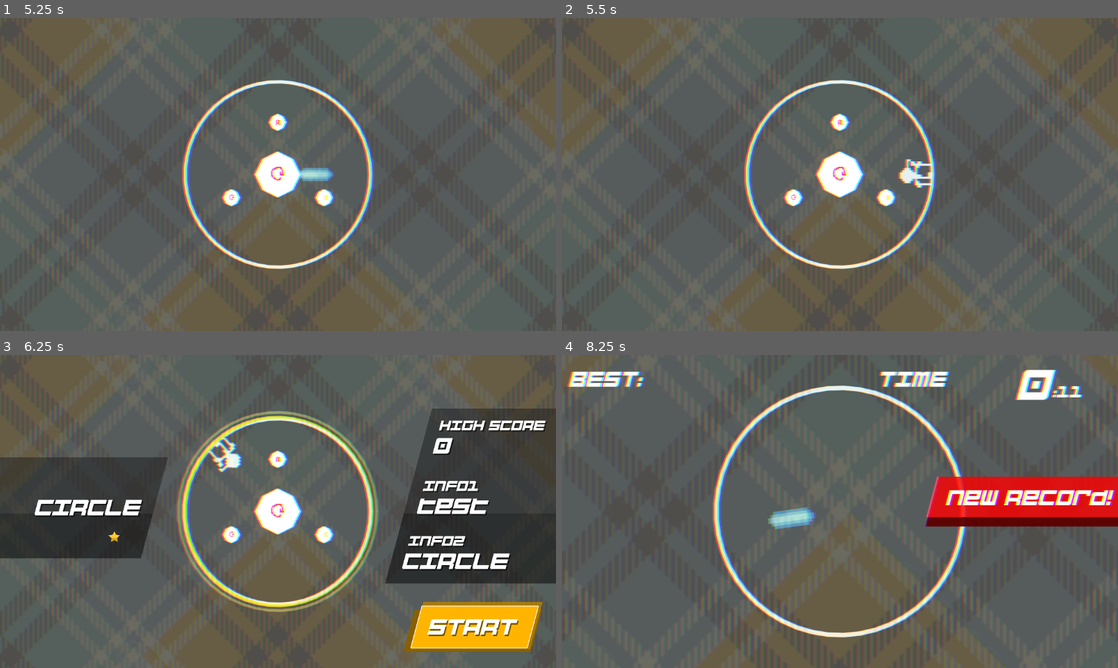
Above: before the commit, frames 1-4 (two rows, left to right).
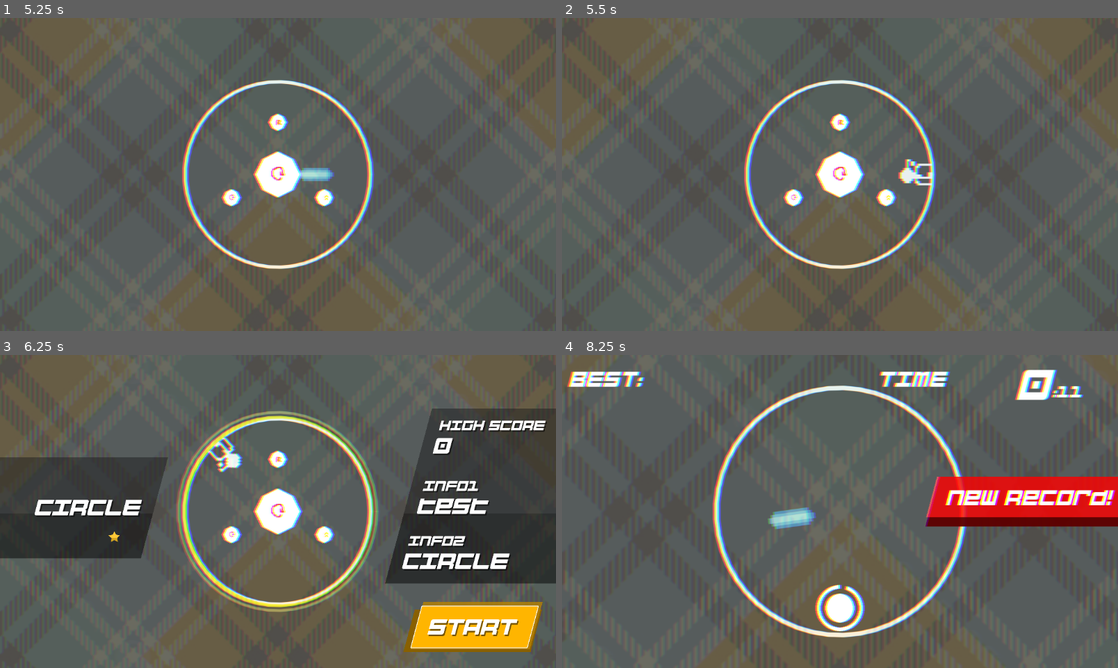
Above: after the commit, the same moments.

Repository: jokw1228/Slay_The_Circle
Game: Godot game, scene res://scenes/rooms/RoomLogo/RoomLogo.tscn
Same seed, same stepped clock (60 frames per second), same inputs: the game is played once before the commit and once after it. Sound files missing from this copy of the repository are replaced by a short silence.
Inputs (mouse positions are in pixels of both pictures, inside the frame that each line leads up to):
- Up to frame 1 (5.25 s): move the mouse to (400, 158) at 0.52 s; click (400, 158) at 0.67 s; move the mouse to (166, 190) at 1.27 s; click (166, 190) at 1.42 s; tap Enter at 2, 3.5 s; move the mouse to (333, 105) at 2.02 s; click (333, 105) at 2.17 s; tap Space at 2.75 s; move the mouse to (250, 237) at 2.77 s; click (250, 237) at 2.92 s; move the mouse to (444, 221) at 3.52 s; click (444, 221) at 3.67 s; move the mouse to (111, 127) at 4.27 s; click (111, 127) at 4.42 s; move the mouse to (305, 174) at 5.02 s; click (305, 174) at 5.17 s
- Up to frame 2 (5.5 s): no input
- Up to frame 3 (6.25 s): move the mouse to (194, 433) at 5.77 s; click (194, 433) at 5.92 s
- Up to frame 4 (8.25 s): click (1023, 627) at 6.5 s; move the mouse to (962, 495) at 7.27 s; click (962, 495) at 7.42 s; move the mouse to (728, 527) at 8.02 s; click (728, 527) at 8.17 s

Frame 1 is identical in both runs. In frame 2, less than 0.1% of the frame differs, in the area x 63-66%, y 45-55%; in frame 3, less than 0.1%; in frame 4, 0.9%, in the area x 45-55%, y 73-89%.

Commit message:
Flame 이펙트 약간 수정

Diff:
--- a/scenes/bombs/NormalBomb.gd
+++ b/scenes/bombs/NormalBomb.gd
@@ -7,5 +7,5 @@
 	SoundManager.play("sfx_Nor_bomb","slay")
 
 func _draw():
-	draw_circle(Vector2(0,0), 30, Color(1,1,1))
-	draw_circle(Vector2(0,0), 20, PlayingFieldInterface.get_theme_color())
+	draw_circle(Vector2(0,0), 30, PlayingFieldInterface.get_theme_color())
+	draw_circle(Vector2(0,0), 20, Color.WHITE)
--- a/scenes/bombs/StartBomb.gd
+++ b/scenes/bombs/StartBomb.gd
@@ -8,5 +8,5 @@
 	super()
 
 func _draw():
-	draw_circle(Vector2(0,0), 30, Color(1,1,1))
-	draw_circle(Vector2(0,0), 20, PlayingFieldInterface.get_theme_color())
+	draw_circle(Vector2(0,0), 30, PlayingFieldInterface.get_theme_color())
+	draw_circle(Vector2(0,0), 20, Color.BLUE)
--- a/scenes/bombs/bombeffects/Flame.tscn
+++ b/scenes/bombs/bombeffects/Flame.tscn
@@ -7,8 +7,7 @@
 gradient = SubResource("Gradient_o24kv")
 
 [sub_resource type="Gradient" id="Gradient_kcox8"]
-offsets = PackedFloat32Array(0, 0, 1)
-colors = PackedColorArray(0, 0, 0, 1, 1, 0, 0, 1, 1, 1, 0, 1)
+colors = PackedColorArray(0, 1, 1, 1, 1, 1, 1, 1)
 
 [sub_resource type="GradientTexture1D" id="GradientTexture1D_05fx7"]
 gradient = SubResource("Gradient_kcox8")
@@ -44,7 +43,9 @@
 
 [node name="flame" type="GPUParticles2D" parent="."]
 emitting = false
-amount = 50
+amount = 30
 process_material = SubResource("ParticleProcessMaterial_homa5")
+lifetime = 0.5
 one_shot = true
+explosiveness = 0.5
 randomness = 0.18
--- a/scenes/rooms/RoomPlayingFields/RoomCircler.tscn
+++ b/scenes/rooms/RoomPlayingFields/RoomCircler.tscn
@@ -1,9 +1,9 @@
 [gd_scene load_steps=3 format=3 uid="uid://bmf6vxoacxub"]
 
 [ext_resource type="PackedScene" uid="uid://dntg6argh8n3n" path="res://scenes/playingfield/PlayingField.tscn" id="1_i2pim"]
-[ext_resource type="PackedScene" uid="uid://cx1j53lav5had" path="res://scenes/bombgenerators/TestBombGenerator.tscn" id="2_1fxkb"]
+[ext_resource type="PackedScene" uid="uid://ymk5jnvo4t6" path="res://scenes/bombgenerators/testbombgenerators/JinwoongBombGenerator.tscn" id="2_6j30s"]
 
 [node name="RoomCircler" type="Node2D"]
 
 [node name="PlayingField" parent="." instance=ExtResource("1_i2pim")]
-BombGenerator_scene = ExtResource("2_1fxkb")
+BombGenerator_scene = ExtResource("2_6j30s")
--- a/scenes/rooms/RoomPlayingFields/RoomCirclest.tscn
+++ b/scenes/rooms/RoomPlayingFields/RoomCirclest.tscn
@@ -1,9 +1,9 @@
 [gd_scene load_steps=3 format=3 uid="uid://cj1xkn4ag5ue4"]
 
 [ext_resource type="PackedScene" uid="uid://dntg6argh8n3n" path="res://scenes/playingfield/PlayingField.tscn" id="1_c5r4w"]
-[ext_resource type="PackedScene" uid="uid://cx1j53lav5had" path="res://scenes/bombgenerators/TestBombGenerator.tscn" id="2_yyicl"]
+[ext_resource type="PackedScene" uid="uid://ymk5jnvo4t6" path="res://scenes/bombgenerators/testbombgenerators/JinwoongBombGenerator.tscn" id="2_srdu8"]
 
 [node name="RoomCirclest" type="Node2D"]
 
 [node name="PlayingField" parent="." instance=ExtResource("1_c5r4w")]
-BombGenerator_scene = ExtResource("2_yyicl")
+BombGenerator_scene = ExtResource("2_srdu8")
--- a/scenes/rooms/RoomPlayingFields/RoomHyperCircle.tscn
+++ b/scenes/rooms/RoomPlayingFields/RoomHyperCircle.tscn
@@ -1,9 +1,9 @@
 [gd_scene load_steps=3 format=3 uid="uid://d3qyao5pqwkn6"]
 
 [ext_resource type="PackedScene" uid="uid://dntg6argh8n3n" path="res://scenes/playingfield/PlayingField.tscn" id="1_xnhp2"]
-[ext_resource type="PackedScene" uid="uid://cx1j53lav5had" path="res://scenes/bombgenerators/TestBombGenerator.tscn" id="2_grunu"]
+[ext_resource type="PackedScene" uid="uid://ymk5jnvo4t6" path="res://scenes/bombgenerators/testbombgenerators/JinwoongBombGenerator.tscn" id="2_84xa3"]
 
 [node name="RoomHyperCircle" type="Node2D"]
 
 [node name="PlayingField" parent="." instance=ExtResource("1_xnhp2")]
-BombGenerator_scene = ExtResource("2_grunu")
+BombGenerator_scene = ExtResource("2_84xa3")
--- a/scenes/rooms/RoomPlayingFields/RoomHyperCircler.tscn
+++ b/scenes/rooms/RoomPlayingFields/RoomHyperCircler.tscn
@@ -1,9 +1,9 @@
 [gd_scene load_steps=3 format=3 uid="uid://bbuev5x2anes0"]
 
 [ext_resource type="PackedScene" uid="uid://dntg6argh8n3n" path="res://scenes/playingfield/PlayingField.tscn" id="1_56g5c"]
-[ext_resource type="PackedScene" uid="uid://cx1j53lav5had" path="res://scenes/bombgenerators/TestBombGenerator.tscn" id="2_pkxre"]
+[ext_resource type="PackedScene" uid="uid://ymk5jnvo4t6" path="res://scenes/bombgenerators/testbombgenerators/JinwoongBombGenerator.tscn" id="2_1g7tc"]
 
 [node name="RoomHyperCircler" type="Node2D"]
 
 [node name="PlayingField" parent="." instance=ExtResource("1_56g5c")]
-BombGenerator_scene = ExtResource("2_pkxre")
+BombGenerator_scene = ExtResource("2_1g7tc")
--- a/scenes/rooms/RoomPlayingFields/RoomHyperCirclest.tscn
+++ b/scenes/rooms/RoomPlayingFields/RoomHyperCirclest.tscn
@@ -1,9 +1,9 @@
 [gd_scene load_steps=3 format=3 uid="uid://cpa7olvdr7242"]
 
 [ext_resource type="PackedScene" uid="uid://dntg6argh8n3n" path="res://scenes/playingfield/PlayingField.tscn" id="1_kxleu"]
-[ext_resource type="PackedScene" uid="uid://cx1j53lav5had" path="res://scenes/bombgenerators/TestBombGenerator.tscn" id="2_etb7u"]
+[ext_resource type="PackedScene" uid="uid://ymk5jnvo4t6" path="res://scenes/bombgenerators/testbombgenerators/JinwoongBombGenerator.tscn" id="2_7285a"]
 
 [node name="RoomHyperCirclest" type="Node2D"]
 
 [node name="PlayingField" parent="." instance=ExtResource("1_kxleu")]
-BombGenerator_scene = ExtResource("2_etb7u")
+BombGenerator_scene = ExtResource("2_7285a")
Binary file changed: best_record.dat
Binary file changed: images/player/sprite_player_landed.png
